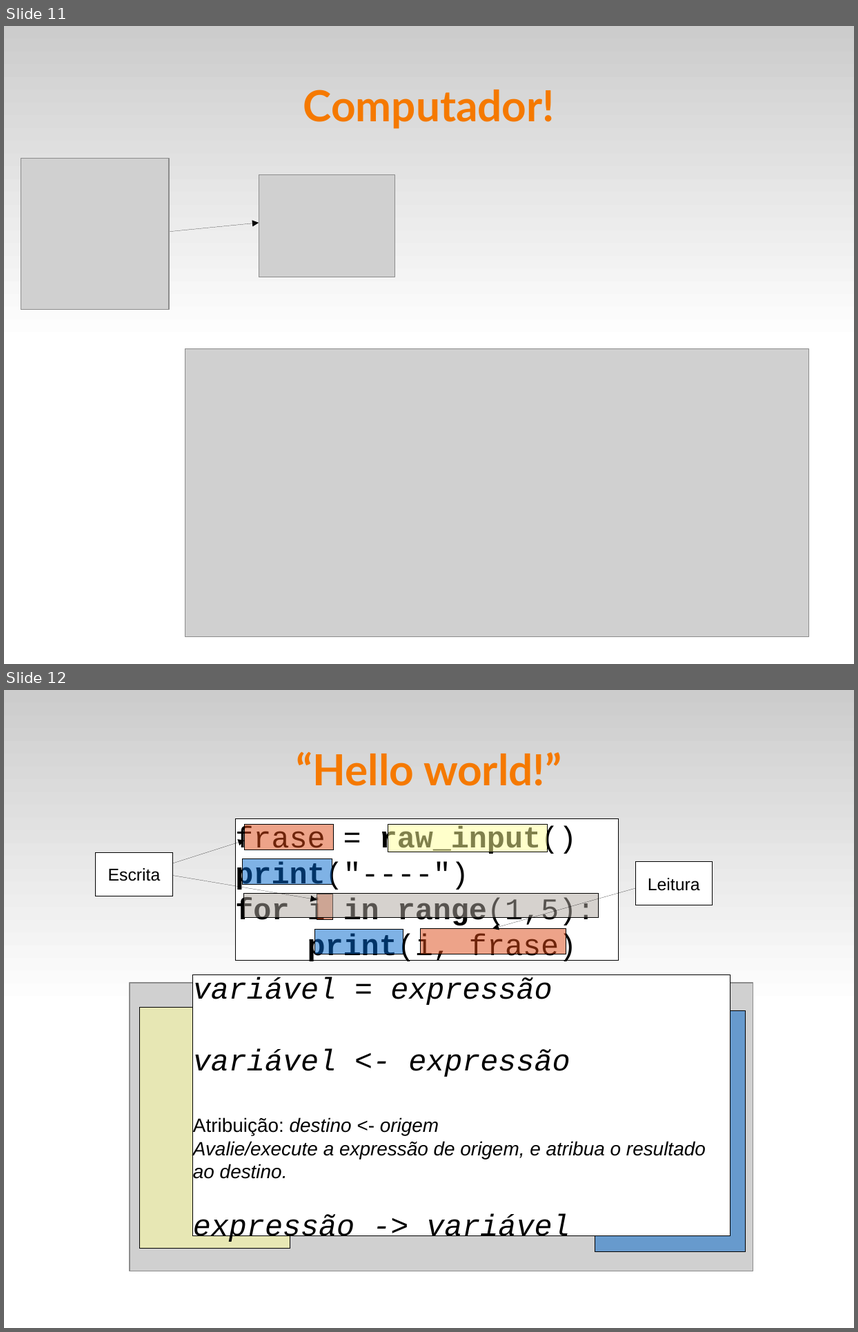
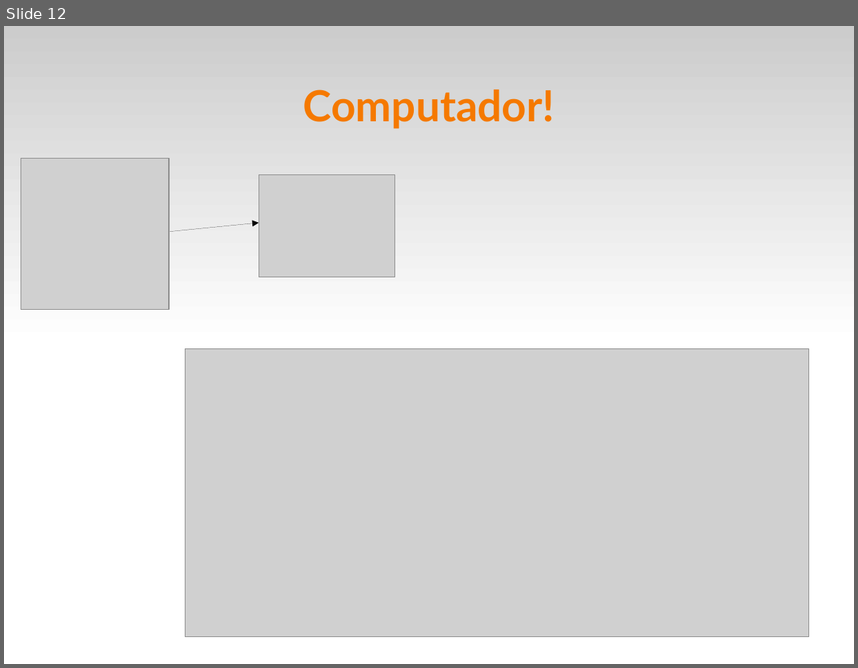
Before and after one commit to fsantanna-uerj/IPD, a slide deck: slides/ipd-01.odp. Shown one above the other, each under a label of ours: slides 11 and 12 before the commit, slide 12 after it. The pictures are 858x1332 and 858x668 pixels, drawn with LibreOffice and Linux fonts; fonts in the diff are those of the drawing; grey boxes stand for pictures. Boxes give left, top, right and bottom in pixels: in the first picture for what was removed or moved away, otherwise in the second. Text is boxed around its words. In the diff, an @@ line names an element or a change of style, - is before the commit and + after.

```diff
--- a/slides/ipd-01.odp
+++ b/slides/ipd-01.odp
@@ slide 12 removed at (4, 690, 854, 1328), background #FFFFFF; not listed: 1 template element that a slide beside it also shows @@
@@ title removed at (297, 751, 562, 786) @@
-“Hello world!”
@@ rectangle removed at (235, 819, 619, 960) @@
-frase = raw_input()
-print("----")
-for i in range(1,5):
-print(i, frase)
@@ rectangle removed at (245, 825, 334, 851) @@
@@ rectangle removed at (388, 825, 548, 852) @@
@@ rectangle removed at (96, 853, 173, 896) @@
-Escrita
@@ arrow removed from (173, 864) to (245, 840) @@
@@ arrow removed from (173, 875) to (317, 900) @@
@@ rectangle removed at (242, 859, 332, 884) @@
@@ rectangle removed at (636, 861, 713, 905) @@
-Leitura
@@ rectangle removed at (244, 893, 599, 917) @@
@@ rectangle removed at (317, 894, 332, 920) @@
@@ arrow removed from (636, 888) to (493, 928) @@
@@ rectangle removed at (315, 929, 404, 954) @@
@@ rectangle removed at (421, 928, 566, 954) @@
@@ rectangle removed at (193, 975, 730, 1235) @@
-variável = expressão
-variável <- expressão
-Atribuição: destino <- origem
-Avalie/execute a expressão de origem, e atribua o resultado ao destino.
-expressão -> variável
@@ picture removed at (130, 983, 754, 1271) @@
@@ rectangle removed at (140, 1007, 290, 1248) @@
@@ rectangle removed at (595, 1011, 746, 1252) @@
@@ what was slide 11 is now slide 12 @@
```
Also in this commit, not shown: 2 slides changed, 3 slides added, 1 other slide removed, 2 other files.
